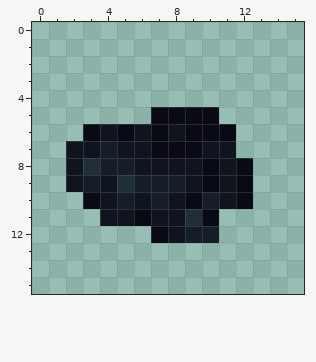
One commit to this pixel-art sprite: games/plachemy/assets/charcoal.png. The picture above was drawn from the file before the commit.
The file is 16x16 pixels.
After:
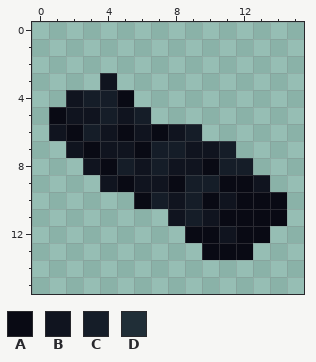
Palette (. is transparent): A #090a14  B #10141f  C #151d28  D #202e37
Changes in this commit:
Changed rows in their new state; - is an unchanged pixel.
first column x 1:
 3 ---B----------
 4 -BCCA---------
 5 ABBCBC....----
 6 BAC-----C..---
 7 --AB-ACCB-C---
 8 -.BA--C---CC--
 9 -..-ABBACCA-B-
10 --...A--CA--AA
11 ---....-CBAAAA
12 ------..AABAA-
13 ---------AAA--
Boxes around the changes in both pictures, in picture pixels (x1, y1, x2, y2):
changed: (49, 73, 287, 260)
